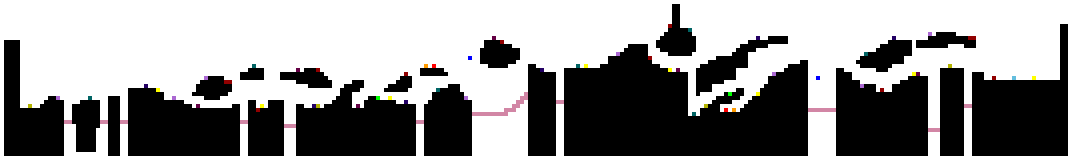
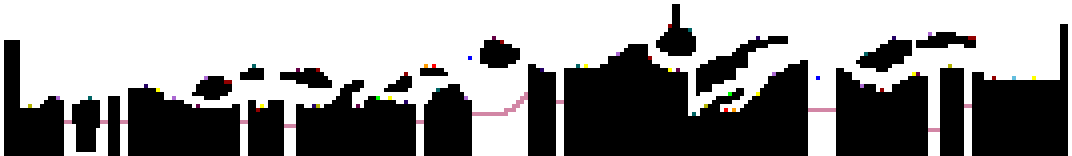
Comparing the layer stacks of the two 1072x156 images. Changes:
painted on "Ebene 2" over [724, 92, 728, 96]
